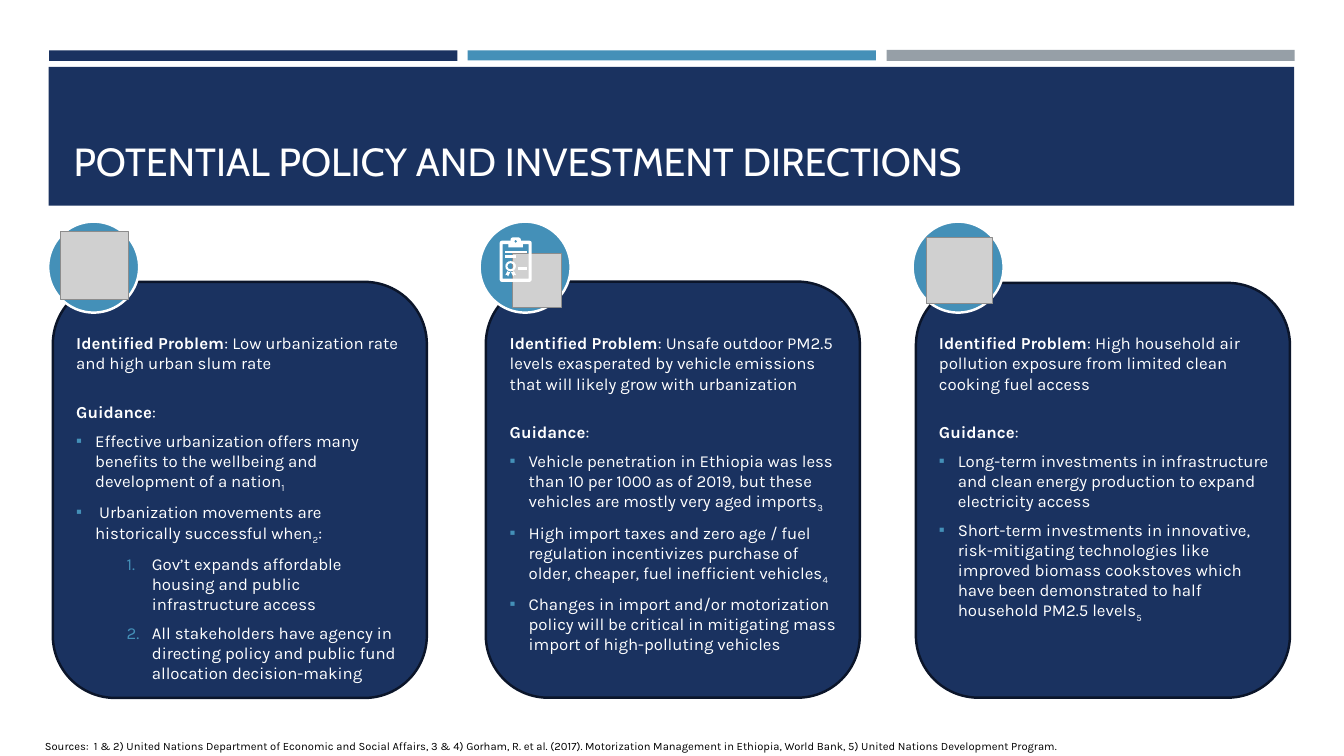
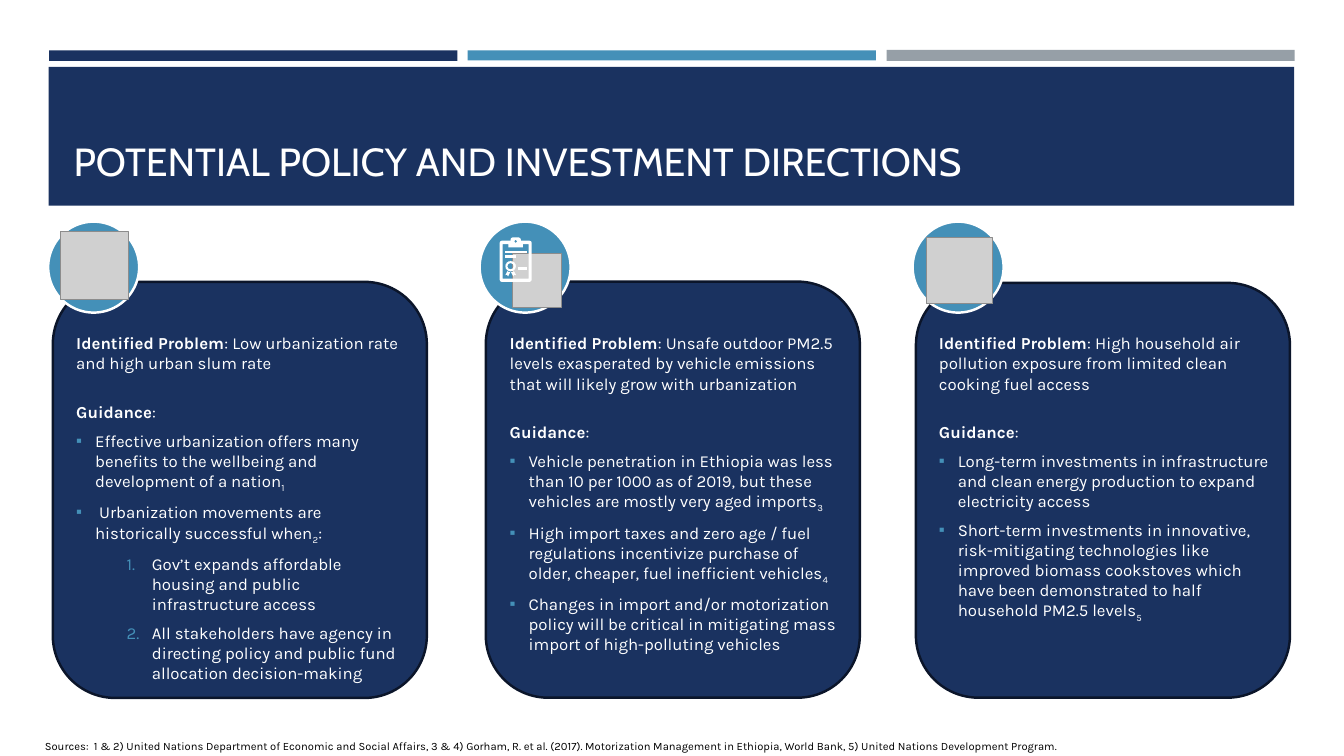
Before and after one commit to Yishak-Ali/Air-Pollution-in-Ethiopia-Report, a slide deck: slide 10 of Air Pollution in Ethiopia - Short Form.pptx. Drawn at 1344x756 pixels with LibreOffice and Linux fonts; fonts in the diff are those of the drawing; grey boxes stand for pictures. Boxes give left, top, right and bottom in pixels: in the first picture for what was removed or moved away, otherwise in the second. Text is boxed around its words. In the diff, an @@ line names an element or a change of style, - is before the commit and + after.

```diff
--- a/Air Pollution in Ethiopia - Short Form.pptx
+++ b/Air Pollution in Ethiopia - Short Form.pptx
@@ text at (529,527,810,583): text changed @@
-▪ High import taxes and zero age / fuel regulation incentivizes purchase of older, cheaper, fuel inefficient vehicles4
+▪ High import taxes and zero age / fuel regulations incentivize purchase of older, cheaper, fuel inefficient vehicles4
```
Also in this commit, not shown: 1 other file.
